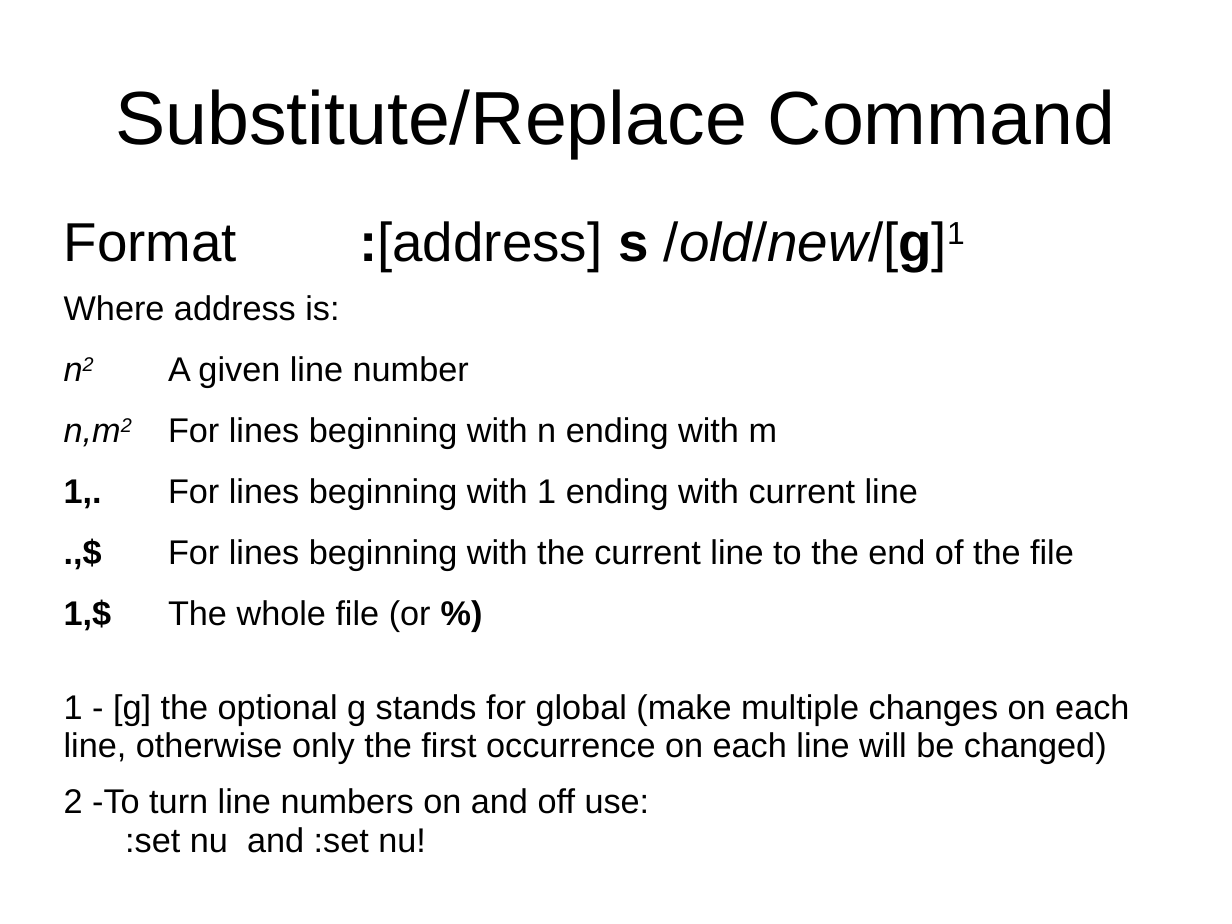
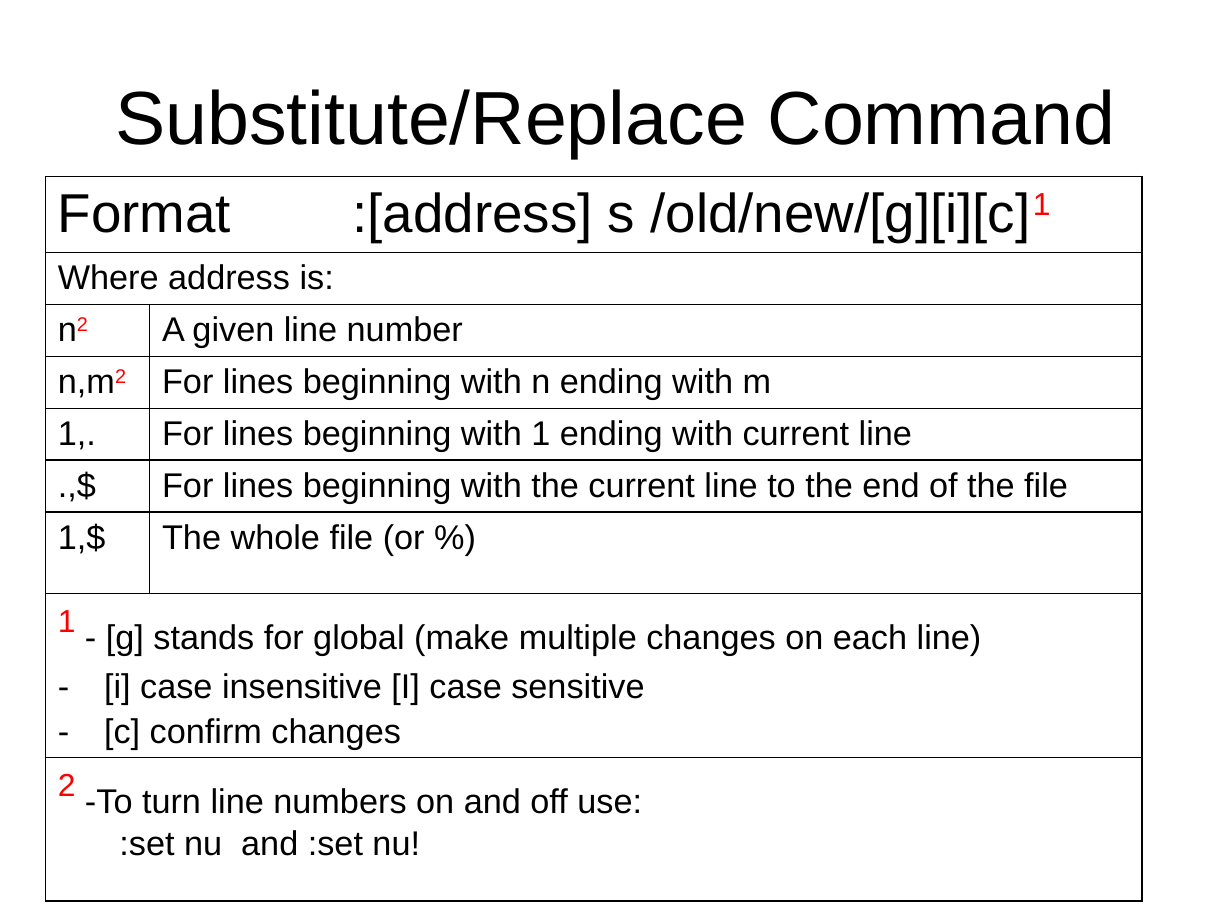
Before and after one commit to jb23lm87/OS-prednasky, a slide deck: slide 23 of LC UNIX/vi editor 1.pptx (slide 24 before the commit). Drawn at 1232x924 pixels with LibreOffice and Linux fonts; fonts in the diff are those of the drawing. Boxes give left, top, right and bottom in pixels: in the first picture for what was removed or moved away, otherwise in the second. Text is boxed around its words. In the diff, an @@ line names an element or a change of style, - is before the commit and + after.

```diff
--- a/LC UNIX/vi editor 1.pptx
+++ b/LC UNIX/vi editor 1.pptx
@@ table at [46, 176, 1143, 902] @@
-row 1, column 1: Format :[address] s /old/new/[g]1
+row 1, column 1: Format :[address] s /old/new/[g][i][c]1
-row 8, column 1: 1 - [g] the optional g stands for global (make multiple changes on each line, otherwise only the first occurrence on each line will be changed)
+row 8, column 1: 1 - [g] stands for global (make multiple changes on each line) / [i] case insensitive [I] case sensitive / [c] confirm changes
@@ text colour #000000 to #FF0000 in "n2", "n,m2", "2" @@
@@ italic off in "n2", "n,m2" @@
@@ bold off in "1,.", ".,$", "1,$", "%)" @@
@@ size 20 to 32 pt, now superscript in "2" @@
@@ borders changed @@
@@ table: place and size @@
-table at [52, 206, 1151, 922]
+table at [46, 176, 1143, 902]
```
Also in this commit, not shown: 13 other slides changed, 1 slide added, 1 slide removed.
